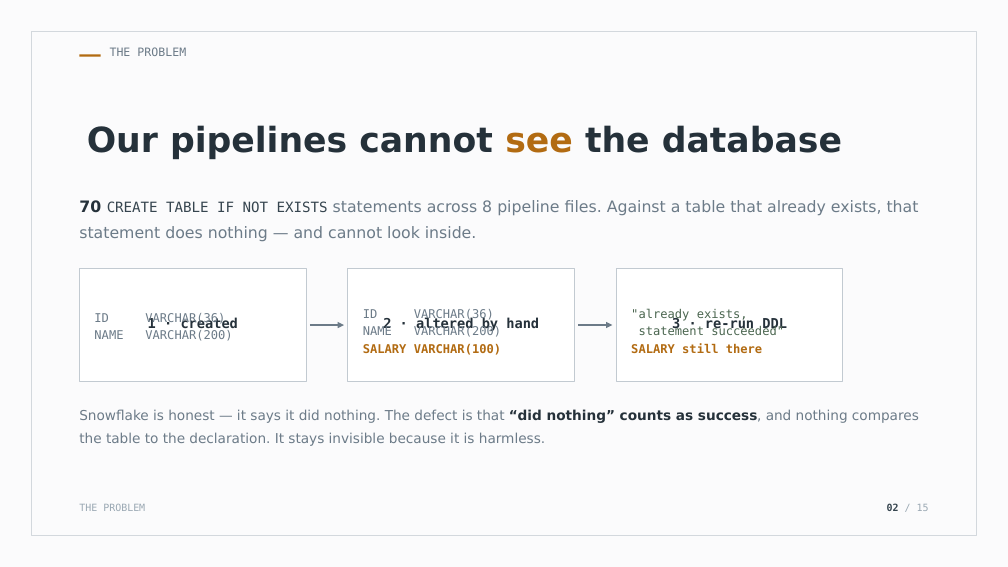
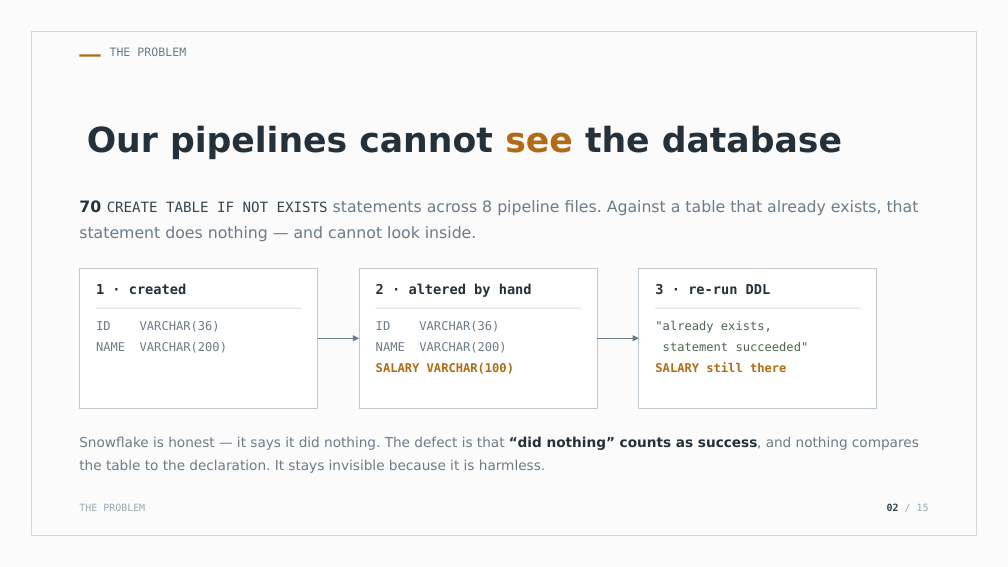
Before and after one commit to Codefordataengg/DMC_PBI, a slide deck: slide 2 of docs/DCM_Presentation.pptx. Drawn at 1008x567 pixels with LibreOffice and Linux fonts; fonts in the diff are those of the drawing. Boxes give left, top, right and bottom in pixels: in the first picture for what was removed or moved away, otherwise in the second. Text is boxed around its words. In the diff, an @@ line names an element or a change of style, - is before the commit and + after.

```diff
--- a/docs/DCM_Presentation.pptx
+++ b/docs/DCM_Presentation.pptx
@@ rectangle: place and size @@
-rectangle at (79,268,306,382)
+rectangle at (79,268,318,408)
@@ rectangle: place and size @@
-rectangle at (348,268,575,382)
+rectangle at (359,268,597,408)
@@ rectangle: place and size @@
-rectangle at (616,268,843,382)
+rectangle at (639,268,877,408)
@@ text "1 · created": place and size @@
-text "1 · created" at (148,317,238,332)
+text "1 · created" at (96,283,186,294)
@@ text "2 · altered by hand": place and size @@
-text "2 · altered by hand" at (383,317,539,332)
+text "2 · altered by hand" at (376,283,532,297)
@@ alignment centre to left; more space between paragraphs in 3 elements at (96,283,186,294), (376,283,532,297), (655,284,771,294) @@
@@ text "3 · re-run DDL": place and size @@
-text "3 · re-run DDL" at (672,317,787,332)
+text "3 · re-run DDL" at (655,284,771,294)
@@ text at (94,313,225,325): paragraph removed @@
-ID VARCHAR(36)
@@ rectangle added at (96,308,301,309), fill #D3D8DD @@
@@ text added at (96,321,220,332), 11.5 pt, text #6C7B88 @@
+ID VARCHAR(36)
@@ text at (363,309,494,321): paragraph removed @@
-ID VARCHAR(36)
@@ rectangle added at (376,308,581,309), fill #D3D8DD @@
@@ text added at (376,321,499,332), 11.5 pt, text #6C7B88 @@
+ID VARCHAR(36)
@@ text at (631,308,784,335): paragraphs removed @@
-"already exists,
-statement succeeded"
@@ text added at (655,320,772,333), 11.5 pt, text #4B6650 @@
+"already exists,
@@ rectangle added at (656,308,861,309), fill #D3D8DD @@
@@ text "NAME VARCHAR(200)": place and size @@
-text "NAME VARCHAR(200)" at (94,313,232,341)
+text "NAME VARCHAR(200)" at (96,342,227,353)
@@ elbow arrow moved from (310, 325) - (344, 325) to (318, 338) - (359, 338) @@
@@ text at (363,343,501,355): paragraph removed @@
-SALARY VARCHAR(100)
@@ more space between paragraphs in 3 elements at (96,342,227,353), (655,362,786,372), (376,342,506,353) @@
@@ text "NAME VARCHAR(200)": place and size @@
-text "NAME VARCHAR(200)" at (363,309,501,355)
+text "NAME VARCHAR(200)" at (376,342,506,353)
@@ elbow arrow moved from (578, 325) - (613, 325) to (597, 338) - (639, 338) @@
@@ text added at (663,342,809,351), 11.5 pt, text #4B6650 @@
+statement succeeded"
@@ text added at (376,363,514,374), 11.5 pt, text #B26B12, bold @@
+SALARY VARCHAR(100)
@@ text "SALARY still there": place and size @@
-text "SALARY still there" at (631,308,784,353)
+text "SALARY still there" at (655,362,786,372)
@@ text "Snowflake is honest — it ...": place and size @@
-text "Snowflake is honest — it ..." at (79,409,919,446)
+text "Snowflake is honest — it ..." at (79,436,919,473)
```
Also in this commit, not shown: 2 other slides changed, 2 other files.
